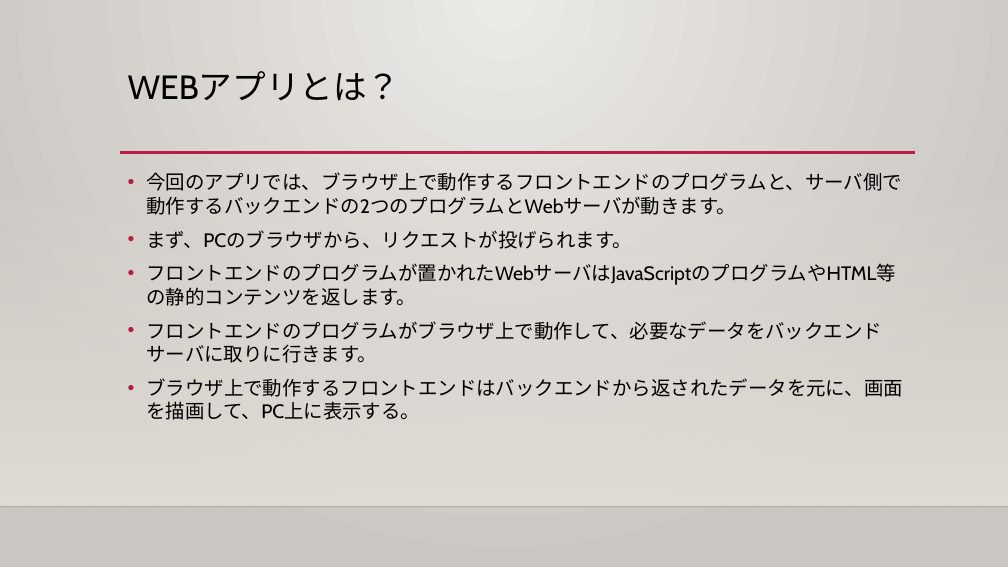
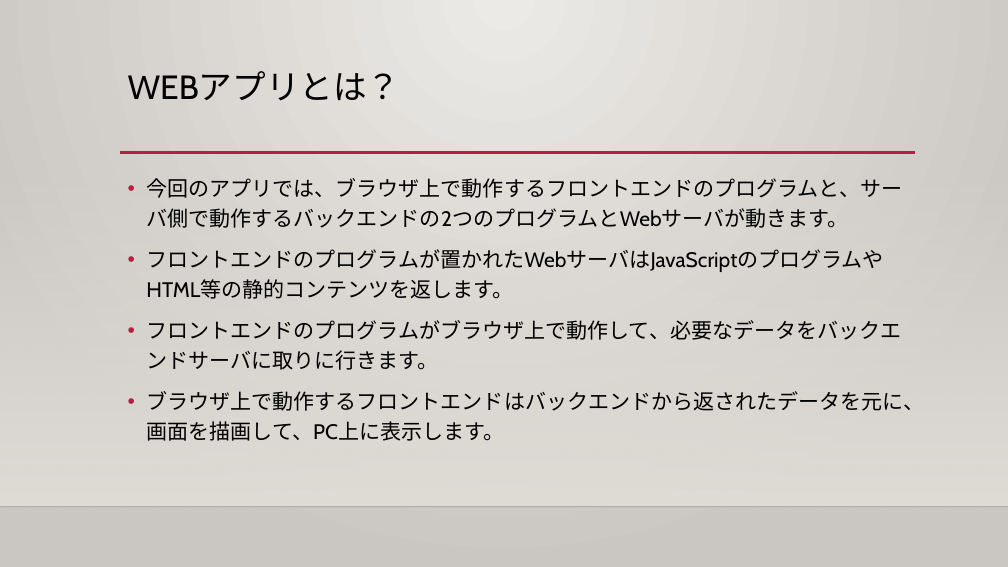
Before and after one commit to 419836/mu-psd-01, a slide deck: slide 8 of help/実践ソフトウェア開発_演習資料.pptx (slide 7 before the commit). Drawn at 1008x567 pixels with LibreOffice and Linux fonts; fonts in the diff are those of the drawing; background and template pictures are left out. Boxes give left, top, right and bottom in pixels: in the first picture for what was removed or moved away, otherwise in the second. Text is boxed around its words. In the diff, an @@ line names an element or a change of style, - is before the commit and + after.

```diff
--- a/help/実践ソフトウェア開発_演習資料.pptx
+++ b/help/実践ソフトウェア開発_演習資料.pptx
@@ text at box(146, 178, 902, 370): size 18.5 to 20 pt in "今回のアプリでは、ブラウザ上で動作するフロントエンドのプログラムと、サーバ側で動作するバックエンドの2つのプログラムとW ...", "フロントエンドのプログラムが置かれたWebサーバはJavaScriptのプログラムやHTML等の静的コンテンツを返します ...", "フロントエンドのプログラムがブラウザ上で動作して、必要なデータをバックエンドサーバに取りに行きます。"; line spacing 1 to 1.2 @@
@@ text at box(146, 230, 632, 249): paragraph removed @@
-• まず、PCのブラウザから、リクエストが投げられます。
@@ text at box(146, 391, 924, 441): text changed; size 18.5 to 20 pt @@
-• ブラウザ上で動作するフロントエンドはバックエンドから返されたデータを元に、画面を描画して、PC上に表示する。
+• ブラウザ上で動作するフロントエンドはバックエンドから返されたデータを元に、画面を描画して、PC上に表示します。
```
Also in this commit, not shown: 3 other slides changed, 2 slides added, 5 other files.
